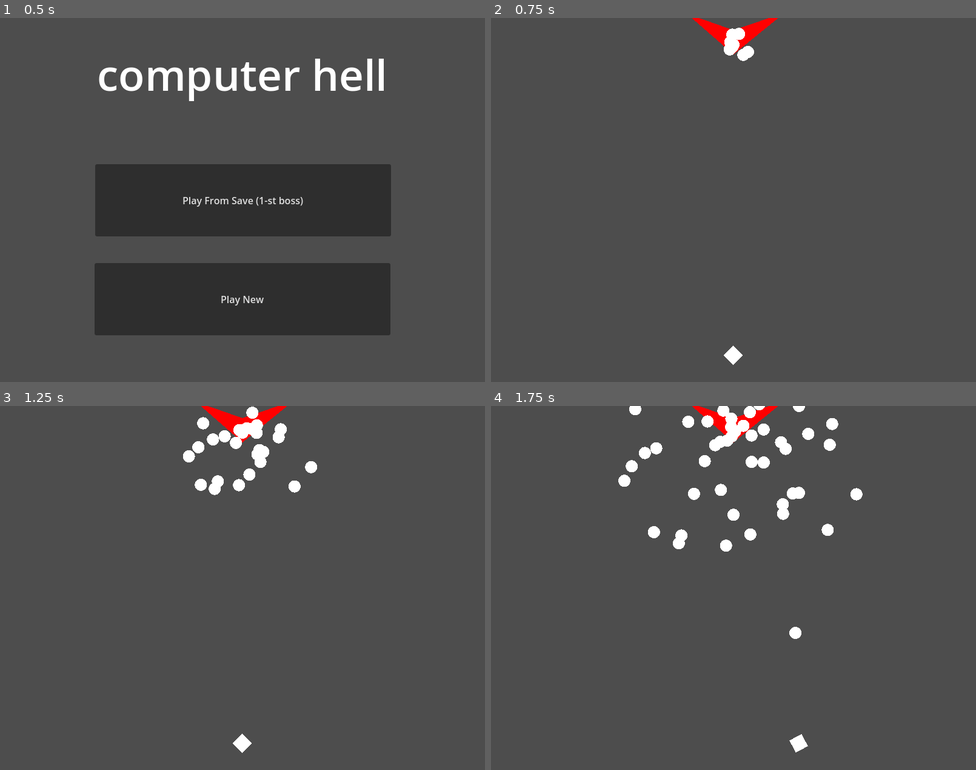
Above: before the commit, frames 1-4 (two rows, left to right).
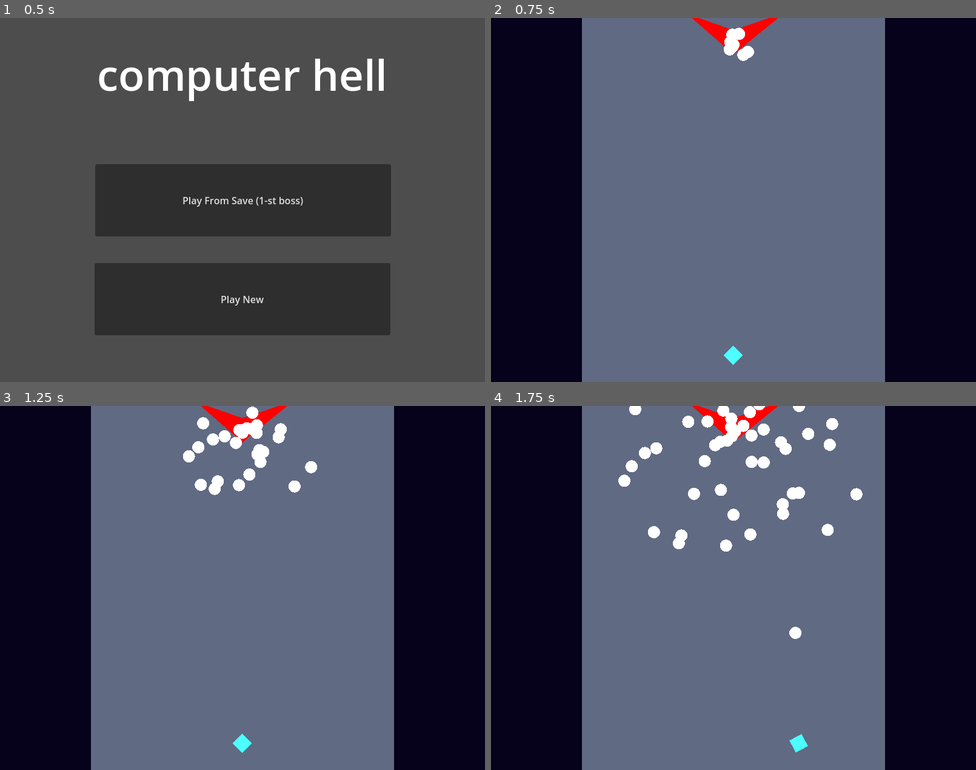
Above: after the commit, the same moments.

Repository: RainMa22/BulletHell
Game: Godot game, scene res://Scenes/Title.tscn
The game is run twice, just before and just after one commit, with the same random seed, the same clock (stepped at 60 frames per second) and the same inputs.
Inputs:
- Up to frame 1 (0.5 s): no input
- Up to frame 2 (0.75 s): click "Play From Save (1-st boss)" at 0.5 s
- Up to frame 3 (1.25 s): no input
- Up to frame 4 (1.75 s): hold D (Right) from 1.28 s (still down); hold Z (Shoot) from 1.28 s (still down)

Frame 1 is identical in both runs. In frame 2, 99% of the frame differs, in the area x 0-100%, y 0-100%; in frame 3, 98%; in frame 4, 97%.

Commit message:
Player bounds and RAM bar

Diff:
--- a/Scenes/Game.tscn
+++ b/Scenes/Game.tscn
@@ -3,15 +3,51 @@
 [ext_resource type="Script" path="res://src/Game.gd" id="1_fg8e7"]
 [ext_resource type="PackedScene" uid="uid://cwn1aknxem4n4" path="res://src/player/Player.tscn" id="1_udpsn"]
 [ext_resource type="PackedScene" uid="uid://cy4gofdhytyvf" path="res://src/boss/Boss.tscn" id="2_4fr0q"]
+[ext_resource type="PackedScene" uid="uid://crodou4hnnv8n" path="res://src/ui/ram_bar.tscn" id="4_oghjs"]
+[ext_resource type="Texture2D" uid="uid://b45jiiec4v6sh" path="res://src/Whitex64.png" id="5_8pbe5"]
 
 [node name="Game" type="Node2D"]
 script = ExtResource("1_fg8e7")
 
+[node name="Black" type="Sprite2D" parent="."]
+modulate = Color(0.0235294, 0.00784314, 0.105882, 1)
+scale = Vector2(100, 100)
+texture = ExtResource("5_8pbe5")
+
 [node name="Camera" type="Camera2D" parent="."]
 scale = Vector2(1, 0.991097)
 
-[node name="Player" parent="." instance=ExtResource("1_udpsn")]
-position = Vector2(0, 256)
+[node name="RAMBar" parent="Camera" instance=ExtResource("4_oghjs")]
+z_index = 100
+offset_left = -696.0
+offset_top = 395.521
+offset_right = -184.0
+offset_bottom = 523.521
+metadata/_edit_use_anchors_ = true
 
-[node name="Boss" parent="." instance=ExtResource("2_4fr0q")]
-position = Vector2(0, -256)
+[node name="GameContent" type="Control" parent="."]
+clip_contents = true
+layout_mode = 3
+anchors_preset = 8
+anchor_left = 0.5
+anchor_top = 0.5
+anchor_right = 0.5
+anchor_bottom = 0.5
+offset_left = -250.0
+offset_top = -1000.0
+offset_right = 250.0
+offset_bottom = 1000.0
+grow_horizontal = 2
+grow_vertical = 2
+
+[node name="Bg" type="Sprite2D" parent="GameContent"]
+modulate = Color(0.376471, 0.415686, 0.513726, 1)
+position = Vector2(400, 1000)
+scale = Vector2(10000, 10000)
+texture = ExtResource("5_8pbe5")
+
+[node name="Player" parent="GameContent" instance=ExtResource("1_udpsn")]
+position = Vector2(250, 1256)
+
+[node name="Boss" parent="GameContent" instance=ExtResource("2_4fr0q")]
+position = Vector2(250, 744)
--- a/project.godot
+++ b/project.godot
@@ -18,6 +18,7 @@
 [autoload]
 
 Global="*res://src/global/Global.gd"
+Saves="*res://src/global/SavesGlobal.gd"
 
 [display]
 
@@ -38,33 +39,39 @@
 [input]
 
 Up={
-"deadzone": 0.5,
+"deadzone": 0.1,
 "events": [Object(InputEventKey,"resource_local_to_scene":false,"resource_name":"","device":-1,"window_id":0,"alt_pressed":false,"shift_pressed":false,"ctrl_pressed":false,"meta_pressed":false,"pressed":false,"keycode":0,"physical_keycode":87,"key_label":0,"unicode":119,"echo":false,"script":null)
 , Object(InputEventKey,"resource_local_to_scene":false,"resource_name":"","device":-1,"window_id":0,"alt_pressed":false,"shift_pressed":false,"ctrl_pressed":false,"meta_pressed":false,"pressed":false,"keycode":0,"physical_keycode":4194320,"key_label":0,"unicode":0,"echo":false,"script":null)
+, Object(InputEventJoypadMotion,"resource_local_to_scene":false,"resource_name":"","device":-1,"axis":1,"axis_value":-1.0,"script":null)
 ]
 }
 Down={
-"deadzone": 0.5,
+"deadzone": 0.1,
 "events": [Object(InputEventKey,"resource_local_to_scene":false,"resource_name":"","device":-1,"window_id":0,"alt_pressed":false,"shift_pressed":false,"ctrl_pressed":false,"meta_pressed":false,"pressed":false,"keycode":0,"physical_keycode":83,"key_label":0,"unicode":115,"echo":false,"script":null)
 , Object(InputEventKey,"resource_local_to_scene":false,"resource_name":"","device":-1,"window_id":0,"alt_pressed":false,"shift_pressed":false,"ctrl_pressed":false,"meta_pressed":false,"pressed":false,"keycode":0,"physical_keycode":4194322,"key_label":0,"unicode":0,"echo":false,"script":null)
+, Object(InputEventJoypadMotion,"resource_local_to_scene":false,"resource_name":"","device":-1,"axis":1,"axis_value":1.0,"script":null)
 ]
 }
 Left={
-"deadzone": 0.5,
+"deadzone": 0.1,
 "events": [Object(InputEventKey,"resource_local_to_scene":false,"resource_name":"","device":-1,"window_id":0,"alt_pressed":false,"shift_pressed":false,"ctrl_pressed":false,"meta_pressed":false,"pressed":false,"keycode":0,"physical_keycode":65,"key_label":0,"unicode":97,"echo":false,"script":null)
 , Object(InputEventKey,"resource_local_to_scene":false,"resource_name":"","device":-1,"window_id":0,"alt_pressed":false,"shift_pressed":false,"ctrl_pressed":false,"meta_pressed":false,"pressed":false,"keycode":0,"physical_keycode":4194319,"key_label":0,"unicode":0,"echo":false,"script":null)
+, Object(InputEventJoypadMotion,"resource_local_to_scene":false,"resource_name":"","device":-1,"axis":0,"axis_value":-1.0,"script":null)
 ]
 }
 Right={
-"deadzone": 0.5,
+"deadzone": 0.1,
 "events": [Object(InputEventKey,"resource_local_to_scene":false,"resource_name":"","device":-1,"window_id":0,"alt_pressed":false,"shift_pressed":false,"ctrl_pressed":false,"meta_pressed":false,"pressed":false,"keycode":0,"physical_keycode":68,"key_label":0,"unicode":100,"echo":false,"script":null)
 , Object(InputEventKey,"resource_local_to_scene":false,"resource_name":"","device":-1,"window_id":0,"alt_pressed":false,"shift_pressed":false,"ctrl_pressed":false,"meta_pressed":false,"pressed":false,"keycode":0,"physical_keycode":4194321,"key_label":0,"unicode":0,"echo":false,"script":null)
+, Object(InputEventJoypadMotion,"resource_local_to_scene":false,"resource_name":"","device":-1,"axis":0,"axis_value":1.0,"script":null)
 ]
 }
 Shoot={
 "deadzone": 0.5,
 "events": [Object(InputEventKey,"resource_local_to_scene":false,"resource_name":"","device":-1,"window_id":0,"alt_pressed":false,"shift_pressed":false,"ctrl_pressed":false,"meta_pressed":false,"pressed":false,"keycode":0,"physical_keycode":90,"key_label":0,"unicode":122,"echo":false,"script":null)
 , Object(InputEventMouseButton,"resource_local_to_scene":false,"resource_name":"","device":-1,"window_id":0,"alt_presse …(244 unchanged characters)…
+, Object(InputEventKey,"resource_local_to_scene":false,"resource_name":"","device":-1,"window_id":0,"alt_pressed":false,"shift_pressed":false,"ctrl_pressed":false,"meta_pressed":false,"pressed":false,"keycode":0,"physical_keycode":32,"key_label":0,"unicode":32,"echo":false,"script":null)
+, Object(InputEventJoypadButton,"resource_local_to_scene":false,"resource_name":"","device":-1,"button_index":0,"pressure":0.0,"pressed":true,"script":null)
 ]
 }
 
--- a/src/bullet/Bullet.gd
+++ b/src/bullet/Bullet.gd
@@ -32,6 +32,13 @@
 
 
 # MOVEMENT
+func _process(delta):
+	# LOOP AT EDGES (make thing go around when reach the sides)
+	if global_position.x > 275:
+		global_position.x -= 250 + 275
+	elif global_position.x < -275:
+		global_position.x += 250 + 275
+
 func _physics_process(delta):
 	position += velocity * delta # Adding to position to move the bullet in linear fashion.
 
--- a/src/global/Global.gd
+++ b/src/global/Global.gd
@@ -1,23 +1,27 @@
 extends Node
 
-var current_boss:int
+var current_boss : int
 
 # BULLET COUNTER GLOBAL PROPERTY
+signal bullet_counter_increased(new_value)
+signal bullet_counter_decreased(new_value)
 var bullet_counter : int = 0:
 	set(val):
-		bullet_counter = val
-		print(bullet_counter)
+		if val > bullet_counter:
+			bullet_counter_increased.emit(val) # Increase, emit signal.
+		elif val < bullet_counter:
+			bullet_counter_decreased.emit(val) # Decrease, emit signal.
+
+		bullet_counter = val # Assign bullet count
+
+		# print(bullet_counter) # DEBUG: print bullet counter
 	get:
 		return bullet_counter
 
+var chaos_value := 0.0 # A value proportional to the number of bullets on screen.
 
-
-# Called when the node enters the scene tree for the first time.
 func _ready():
 	current_boss = 1
 
-
-
-# Called every frame. 'delta' is the elapsed time since the previous frame.
 func _process(delta):
-	pass
+	chaos_value = float(bullet_counter) / 50
--- /dev/null
+++ b/src/global/SavesGlobal.gd
@@ -0,0 +1,35 @@
+class_name SavesGlobal extends Node
+
+const save_game_address = "user://savegame.save"
+
+func save_game() -> void:
+	var save_game = FileAccess.open(save_game_address, FileAccess.WRITE)
+
+	var save_data = { # Create a save data object to serialise
+		"boss_number": Global.current_boss
+	}
+
+	save_game.store_line(JSON.stringify(save_data))
+	print("File saved.")
+
+var loaded_boss_number : int = 0
+
+func load_game() -> void:
+	if not FileAccess.file_exists(save_game_address):
+		print("No save file!")
+		return
+
+	var open_save_game = FileAccess.open(save_game_address, FileAccess.READ)
+
+	var open_save_line = open_save_game.get_line() # Get the line.
+
+	var json = JSON.new()
+
+	var parse_result = json.parse(open_save_line)
+	if not parse_result == OK:
+		print("JSON Parse Error: ", json.get_error_message(), " in ", open_save_line, " at line ", json.get_error_line())
+		return
+
+	var open_save_data = json.parse_string(open_save_line)
+
+	loaded_boss_number = open_save_data.boss_number
--- a/src/player/Player.gd
+++ b/src/player/Player.gd
@@ -39,8 +39,18 @@
 
 	look_at(global_position + Vector2.UP * 1000 + Vector2.RIGHT * velocity.x) # LEAN TOWARDS X-AXIS MOVEMENT (scuffed fix sometime)
 
+	# LOOP AT EDGES (make thing go around when reach the sides)
+	if global_position.x > 275:
+		global_position.x -= 250 + 275
+	elif global_position.x < -275:
+		global_position.x += 250 + 275
+
+	# CLAMP BOTTOM OF SCREEN
+	global_position.y = clamp(global_position.y, -get_viewport().size.y/2, get_viewport().size.y/2) # DON'T HARDCODE VARIABLES?
+
 func update_inputs() -> void:
-	input_directional_vector = Input.get_vector("Left", "Right", "Up", "Down", -0.5) # Grab the inputs based on what the player is doing.
+	input_directional_vector = Vector2(Input.get_axis("Left", "Right"), Input.get_axis("Up", "Down")) # Grab the inputs based on what the player is doing.
+	print(input_directional_vector)
 	is_shooting = Input.is_action_pressed("Shoot")
 
 
--- a/src/player/Player.tscn
+++ b/src/player/Player.tscn
@@ -9,6 +9,7 @@
 script = ExtResource("1_fdp0l")
 
 [node name="Polygon" type="Polygon2D" parent="."]
+color = Color(0.298039, 1, 1, 1)
 polygon = PackedVector2Array(0, -16, -16, 0, 0, 16, 16, 0)
 
 [node name="Collider" type="CollisionShape2D" parent="."]
--- /dev/null
+++ b/src/ui/RAMBar.gd
@@ -0,0 +1,22 @@
+class_name RAMBar extends ProgressBar
+
+
+
+######################################################
+# RAM BAR                                            #
+# UI for displaying bullet proportional value chaos. #
+######################################################
+
+func _ready():
+	Global.bullet_counter_decreased.connect(on_change_bullet_counter) # Connecting signals from the global state.
+	Global.bullet_counter_increased.connect(on_change_bullet_counter)
+
+func _process(delta):
+	value = move_toward(value, target_value, delta / 10)
+
+
+
+var target_value = 0
+
+func on_change_bullet_counter(new_value):
+	target_value = Global.chaos_value
--- /dev/null
+++ b/src/ui/ram_bar.tscn
@@ -0,0 +1,11 @@
+[gd_scene load_steps=2 format=3 uid="uid://crodou4hnnv8n"]
+
+[ext_resource type="Script" path="res://src/ui/RAMBar.gd" id="1_bqt02"]
+
+[node name="RAMBar" type="ProgressBar"]
+offset_right = 512.0
+offset_bottom = 128.0
+max_value = 1.0
+step = 0.001
+show_percentage = false
+script = ExtResource("1_bqt02")
Binary file added: src/Whitex64.png
Not shown, added: src/Whitex64.png.import
